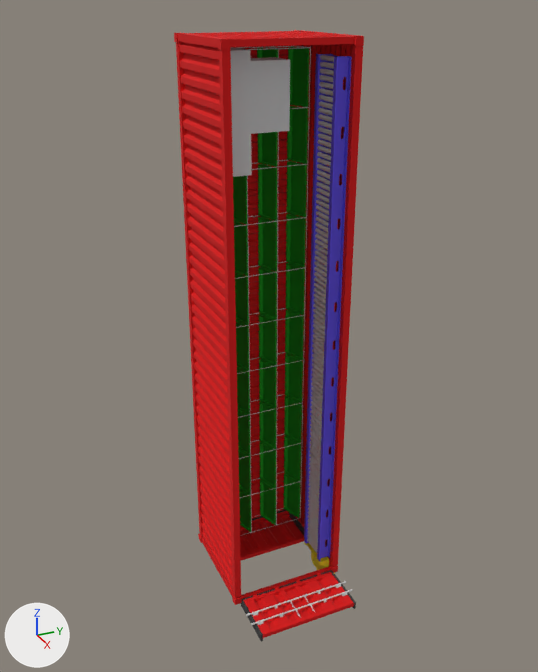
One commit to the OBJ model osrf_gear/models/shipping_container_ariac/meshes/ShippingContainer_Textured.obj: the scene before it, then after it.
Before and after are seen from a 50 mm camera at (13.52, -7.46, 9.22) aimed at (0.05, -1.4, 2.48). Lighting does not change. The marker at lower left points along +X, +Y and +Z. Where no turn or scale is listed for an object, it has been applied to the vertices.

Script lines for the objects in view, before the commit:
```python
me_shippingcontainer_textured = bpy.data.meshes.new('ShippingContainer_Textured')
me_shippingcontainer_textured.from_pydata(...)  # 7540 vertices, 5109 faces; spans x -1.42..2.27, y -2.75..-0.02, z -5.09..8.56
me_shippingcontainer_textured.materials.append(mat_shippingcontainer)  # picture img_shippingcontainer_png
ob_shippingcontainer_textured = bpy.data.objects.new('ShippingContainer_Textured', me_shippingcontainer_textured)
ob_shippingcontainer_textured.location = (0.0, 0.0, 0.0)
```
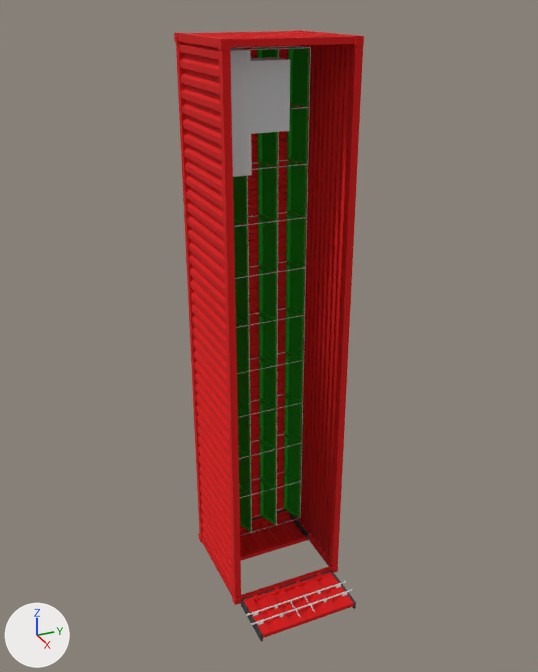
Commit message: Remove conveyor from shipping container model

Boxes (x1, y1, x2, y2) around the edits, measured in the pictures (538 x 672 px):
part 1 of me_shippingcontainer_textured, deleted
    before: (304, 54, 352, 574)

What the commit changed:
me_shippingcontainer_textured is used by ob_shippingcontainer_textured; location (0.0, 0.0, 0.0).
me_shippingcontainer_textured had 7540 vertices, 5109 faces and spanned x -1.42..2.27, y -2.75..-0.02, z -5.09..8.56.
me_shippingcontainer_textured now has 5004 vertices, 3068 faces and spans x -1.42..2.27, y -2.75..-0.02, z -3.82..8.56.
me_shippingcontainer_textured part 1: 98 loose pieces with 2536 vertices, spanning x 0.15..0.99, y -0.47..-0.02, z -5.09..8.21, are deleted.
